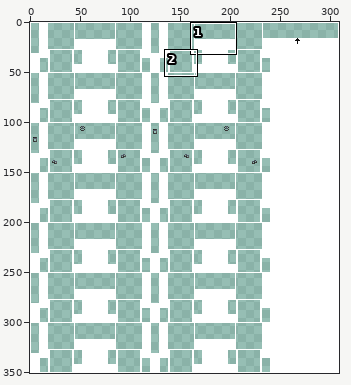
Pixel-art file, stored at src/trains/400_series/gfx/400_series.aseprite. The picture above shows the old version from afar; the outline marks the close-up.
Close-up. Before:
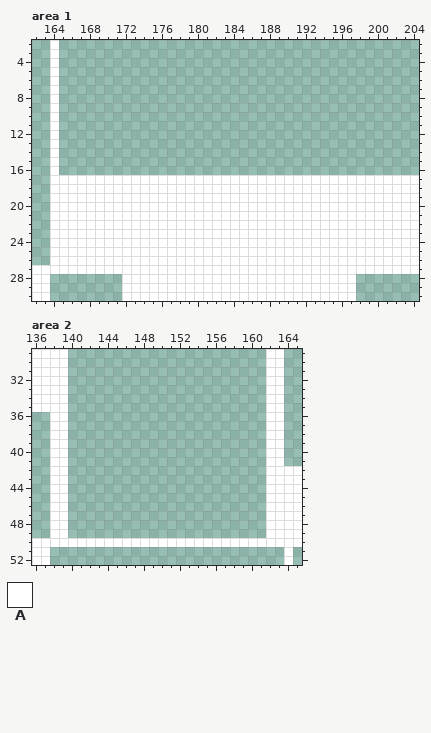
309x351 pixels, 1 frame. Shown: area 1: x 162..204, y 2..30; area 2: x 136..165, y 29..52. The commit also changed other parts of the picture, which this record leaves out.
Visible layers, top first: "Pantos", "Outline".
Palette (. is transparent): A #ffffff
Pixels before, area 1, first column x 162:
 2 ..A........................................
 3 ..A........................................
 4 ..A........................................
 5 ..A........................................
 6 ..A........................................
 7 ..A........................................
 8 ..A........................................
 9 ..A........................................
10 ..A........................................
11 ..A........................................
12 ..A........................................
13 ..A........................................
14 ..A........................................
15 ..A........................................
16 ..A........................................
17 ..AAAAAAAAAAAAAAAAAAAAAAAAAAAAAAAAAAAAAAAAA
18 ..AAAAAAAAAAAAAAAAAAAAAAAAAAAAAAAAAAAAAAAAA
19 ..AAAAAAAAAAAAAAAAAAAAAAAAAAAAAAAAAAAAAAAAA
20 ..AAAAAAAAAAAAAAAAAAAAAAAAAAAAAAAAAAAAAAAAA
21 ..AAAAAAAAAAAAAAAAAAAAAAAAAAAAAAAAAAAAAAAAA
22 ..AAAAAAAAAAAAAAAAAAAAAAAAAAAAAAAAAAAAAAAAA
23 ..AAAAAAAAAAAAAAAAAAAAAAAAAAAAAAAAAAAAAAAAA
24 ..AAAAAAAAAAAAAAAAAAAAAAAAAAAAAAAAAAAAAAAAA
25 ..AAAAAAAAAAAAAAAAAAAAAAAAAAAAAAAAAAAAAAAAA
26 ..AAAAAAAAAAAAAAAAAAAAAAAAAAAAAAAAAAAAAAAAA
27 AAAAAAAAAAAAAAAAAAAAAAAAAAAAAAAAAAAAAAAAAAA
28 AA........AAAAAAAAAAAAAAAAAAAAAAAAAA.......
29 AA........AAAAAAAAAAAAAAAAAAAAAAAAAA.......
30 AA........AAAAAAAAAAAAAAAAAAAAAAAAAA.......
Pixels before, area 2, first column x 136:
29 AAAA......................AA..
30 AAAA......................AA..
31 AAAA......................AA..
32 AAAA......................AA..
33 AAAA......................AA..
34 AAAA......................AA..
35 AAAA......................AA..
36 ..AA......................AA..
37 ..AA......................AA..
38 ..AA......................AA..
39 ..AA......................AA..
40 ..AA......................AA..
41 ..AA......................AA..
42 ..AA......................AAAA
43 ..AA......................AAAA
44 ..AA......................AAAA
45 ..AA......................AAAA
46 ..AA......................AAAA
47 ..AA......................AAAA
48 ..AA......................AAAA
49 ..AA......................AAAA
50 AAAAAAAAAAAAAAAAAAAAAAAAAAAAAA
51 AA..........................A.
52 AA..........................A.
The same view after the edit:
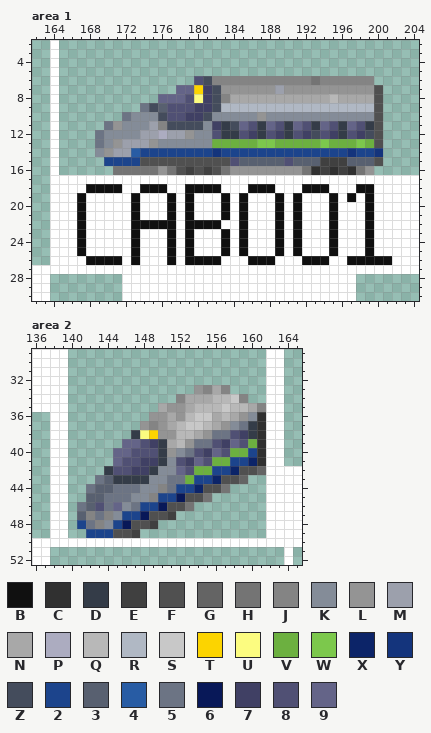
Colours new in this view: B #101010  C #303030  D #343c48  E #404040  F #505050  G #646464  H #747474  J #848484  K #848c98  L #949494  M #9ca0ac  N #a8a8a8  P #acacc0  Q #b8b8b8  R #b0b8c4  S #c8c8c8  T #fcd400  U #fcfc80  V #6cb040  W #7cc84c  X #0c2468  Y #14347c  Z #444c5c  2 #1c448c  3 #586070  4 #285ca4  5 #6c7484  6 #081858  7 #404064  8 #505074  9 #646488
The exact change:
layer "Spritenames" added
layer "Original" now shown
layer "Refurb 2cc" now shown
Area 1, layers "Refurb 2cc", "Original", "Spritenames":
y 6: x 180..199 .................... -> 8ZJJJJJJJJJJJHJJJJJJ
y 7: x 178..200 ....................... -> 99T7ZLLLLLLMLLLLLLLLLLF
y 8: x 176..200 ......................... -> 9998U7ZJNNNNNNNNNNNQNNNNF
y 9: x 174..200 ........................... -> 5Z388877ZRRRRRRRRRRRRRRRRRF
y 10: x 172..200 ............................. -> 5KKKZ8877ZKKKKKLKKKKKKKKKKKKF
y 11: x 170..200 ............................... -> 5LKKKMJZZZZK7DZ98D98D98D98D98DF
y 12: x 169..200 ................................ -> 5KKKKMMPMMLKK8DD87D87D87Z87D87ZF
y 13: x 169..200 ................................ -> 5KLMMMLKKKKKKVVVVVWWVVVVVWVVVWVF
y 14: x 169..200 ................................ -> KLMM422222222Y22222222222222Y22Y
y 15: x 170..200 ............................... -> 2222FFFFFFFFFF8333338333EEE333F
y 16: x 171..199 ............................. -> HHHHHLHFEFEFHLLLLLLLLHCECECHL
y 18: x 168..171 AAAA -> BBBB; x 174..176 AAA -> BBB; x 179..182 AAAA -> BBBB; x 186..188 AAA -> BBB; x 192..194 AAA -> BBB; x 198..199 AA -> BB
y 19: x 167 A -> B; x 173 A -> B; x 177 A -> B; x 179 A -> B; x 183 A -> B; x 185 A -> B; x 189 A -> B; x 191 A -> B; x 195 A -> B; x 197 A -> B; x 199 A -> B
y 20..21: x 167 A -> B; x 173 A -> B; x 177 A -> B; x 179 A -> B; x 183 A -> B; x 185 A -> B; x 189 A -> B; x 191 A -> B; x 195 A -> B; x 199 A -> B
y 22: x 167 A -> B; x 173..177 AAAAA -> BBBBB; x 179..182 AAAA -> BBBB; x 185 A -> B; x 189 A -> B; x 191 A -> B; x 195 A -> B; x 199 A -> B
y 23..25: x 167 A -> B; x 173 A -> B; x 177 A -> B; x 179 A -> B; x 183 A -> B; x 185 A -> B; x 189 A -> B; x 191 A -> B; x 195 A -> B; x 199 A -> B
y 26: x 168..171 AAAA -> BBBB; x 173 A -> B; x 177 A -> B; x 179..182 AAAA -> BBBB; x 186..188 AAA -> BBB; x 192..194 AAA -> BBB; x 197..201 AAAAA -> BBBBB
Area 2, layers "Refurb 2cc", "Original":
y 33: x 154..157 .... -> LJNJ
y 34: x 152..159 ........ -> JNNNQQSJ
y 35: x 150..161 ............ -> NLLNQQQSQQNJ
y 36: x 149..161 ............. -> LLNLQSSNQNLKC
y 37: x 148..161 .............. -> LJLNQSSQNLK5DC
y 38: x 147..161 ............... -> DUTLLQQNL5587DC
y 39: x 146..161 ................ -> 9987DNQL558798VC
y 40: x 145..161 ................. -> 99888DLK58798VV2C
y 41: x 145..161 ................. -> 98877DK8798VV22XC
y 42: x 144..161 .................. -> D8877DKK98VV22XFFG
y 43: x 143..159 ................. -> 53DDDDKK55V22XFFG
y 44: x 142..157 ................ -> 533555KKJ522XFFH
y 45: x 142..155 .............. -> 33555KKJ226FFH
y 46: x 141..153 ............. -> 53859K5226FFH
y 47: x 141..151 ........... -> 3J5JK226FFE
y 48: x 141..149 ......... -> 25JK26FFE
y 49: x 142..147 ...... -> 222FFE
Where, in picture pixels (left, top, right, bottom), the same in both close-ups:
changed: (77, 76, 392, 265)
added: (77, 385, 266, 538)
